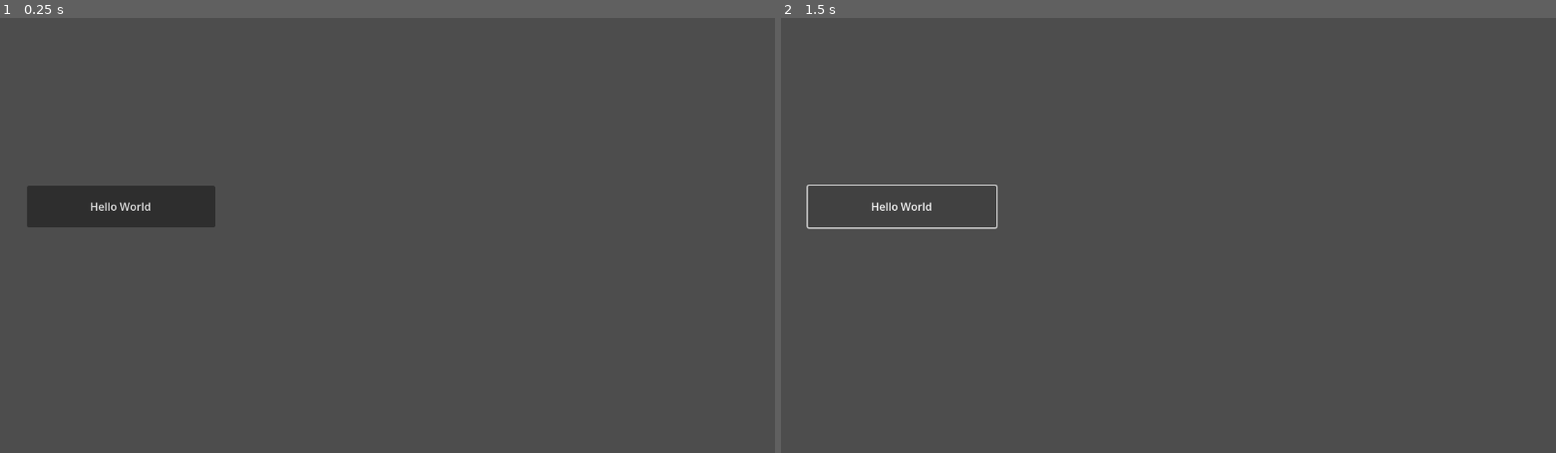
Above: before the commit, frames 1-2 (left to right).
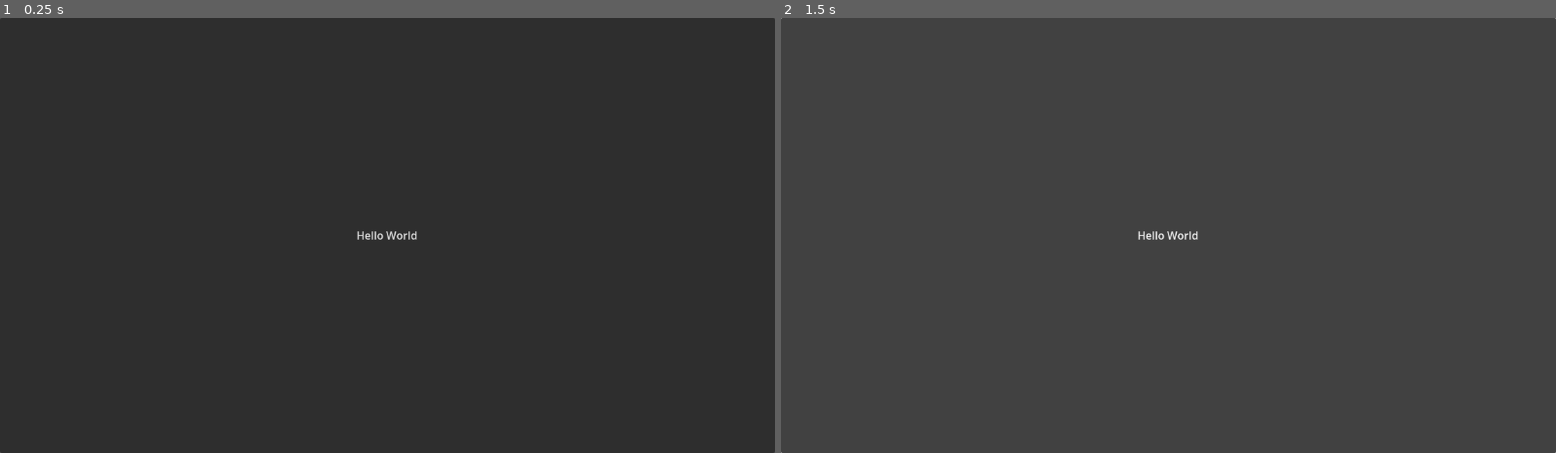
Above: after the commit, the same moments.

Repository: FeatureKillersGames/FirebaseAnalyticsGodotAndroidPlugin
Game: Godot game, scene res://main.tscn
The game is run twice, just before and just after one commit, with the same random seed, the same clock (stepped at 60 frames per second) and the same inputs.
Inputs:
- Up to frame 1 (0.25 s): no input
- Up to frame 2 (1.5 s): click "Hello World" at 0.5 s; click "Hello World" at 1.25 s

The runs differ from the first frame. In frame 1, 98% of the frame differs, in the area x 0-100%, y 0-100%; in frame 2, 0.4%.

Commit message:
feat: update demo

Diff:
--- a/plugin/demo/main.gd
+++ b/plugin/demo/main.gd
@@ -1,7 +1,6 @@
-extends Node2D
+extends Control
 
-# TODO: Update to match your plugin's name
-var _plugin_name = "GodotAndroidPluginTemplate"
+var _plugin_name = "FirebaseAnalyticsGodotPlugin"
 var _android_plugin
 
 func _ready():
--- a/plugin/demo/main.tscn
+++ b/plugin/demo/main.tscn
@@ -2,18 +2,22 @@
 
 [ext_resource type="Script" path="res://main.gd" id="1_j0gfq"]
 
-[node name="Main" type="Node2D"]
+[node name="Main" type="Control"]
+layout_mode = 3
+anchors_preset = 15
+anchor_right = 1.0
+anchor_bottom = 1.0
+grow_horizontal = 2
+grow_vertical = 2
 script = ExtResource("1_j0gfq")
 
 [node name="Button" type="Button" parent="."]
-anchors_preset = 14
-anchor_top = 0.5
+layout_mode = 1
+anchors_preset = 15
 anchor_right = 1.0
-anchor_bottom = 0.5
-offset_left = 40.0
-offset_top = 250.0
-offset_right = 320.0
-offset_bottom = 312.0
+anchor_bottom = 1.0
+grow_horizontal = 2
+grow_vertical = 2
 text = "Hello World"
 
 [connection signal="pressed" from="Button" to="." method="_on_Button_pressed"]
--- a/plugin/demo/project.godot
+++ b/plugin/demo/project.godot
@@ -10,7 +10,8 @@
 
 [application]
 
-config/name="Android Plugin Demo"
+config/name="FirebaseAnalyticsDemo"
+config/tags=PackedStringArray("addon", "android", "demo", "in_progress")
 run/main_scene="res://main.tscn"
 config/features=PackedStringArray("4.2", "GL Compatibility")
 config/icon="res://icon.svg"
@@ -19,6 +20,14 @@
 
 settings/stdout/verbose_stdout=true
 
+[editor_plugins]
+
+enabled=PackedStringArray("res://addons/FirebaseAnalyticsGodotPlugin/plugin.cfg")
+
+[godots]
+
+version_hint=""
+
 [rendering]
 
 renderer/rendering_method="gl_compatibility"
Not shown, changed: plugin/demo/export_presets.cfg
